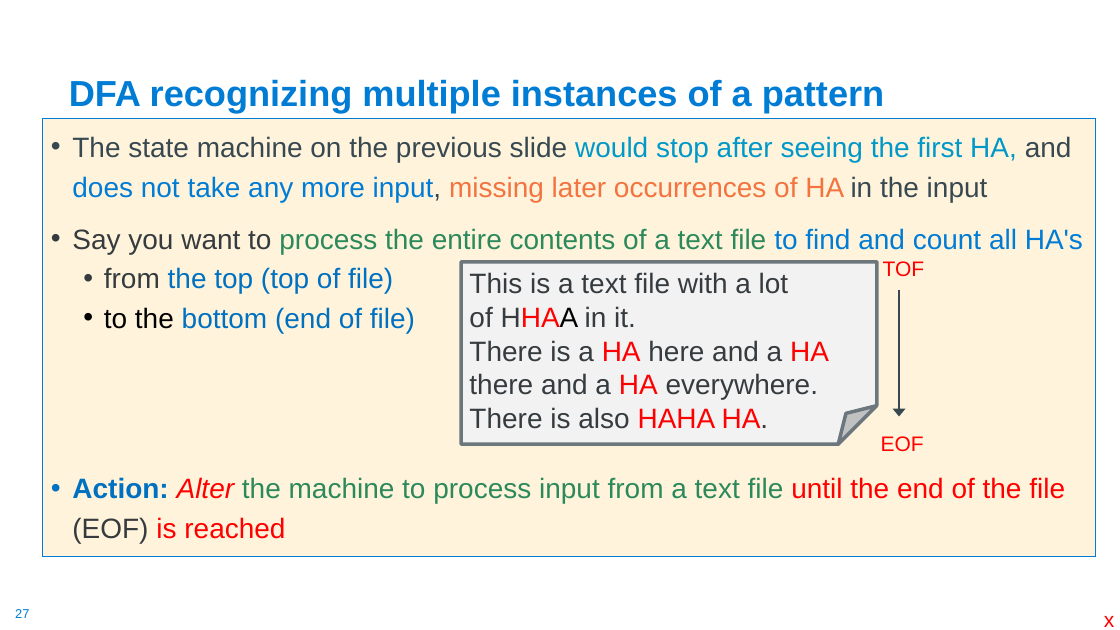
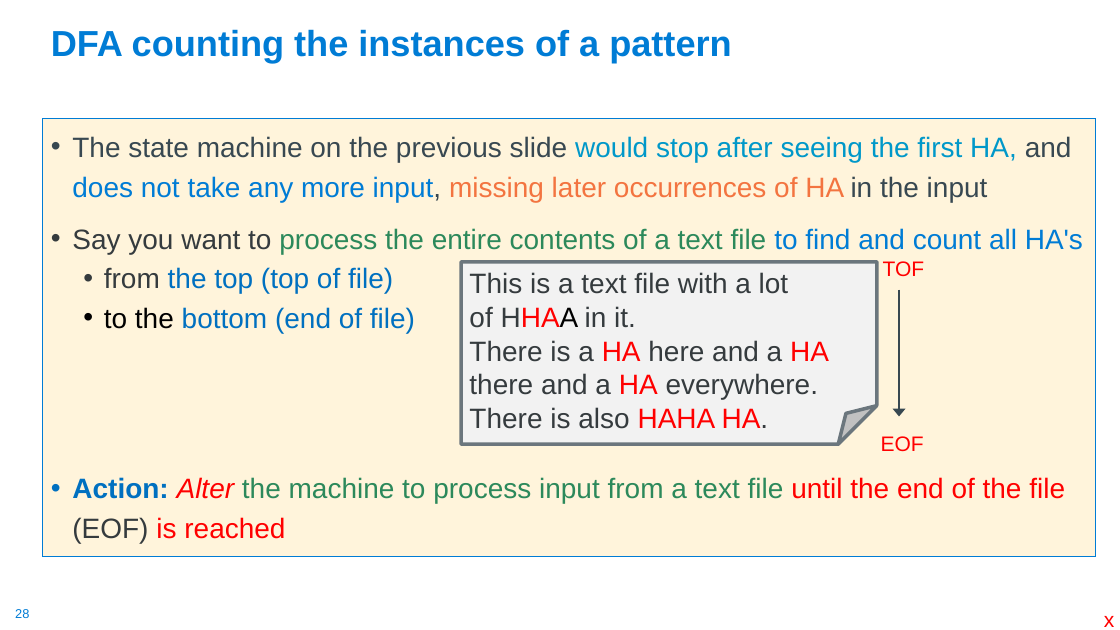
Before and after one commit to cse30-sp24/Muller-Slides, a slide deck: slide 28 of 01-C-Part1.pptx (slide 27 before the commit). Drawn at 1120x630 pixels with LibreOffice and Linux fonts; fonts in the diff are those of the drawing. Boxes give left, top, right and bottom in pixels: in the first picture for what was removed or moved away, otherwise in the second. Text is boxed around its words. In the diff, an @@ line names an element or a change of style, - is before the commit and + after.

```diff
--- a/01-C-Part1.pptx
+++ b/01-C-Part1.pptx
@@ title at (x1=51, y1=29, x2=731, y2=63): text changed @@
-DFA recognizing multiple instances of a pattern
+DFA counting the instances of a pattern
@@ page number at (x1=15, y1=609, x2=29, y2=618): text changed @@
-27
+28
```
Also in this commit, not shown: 20 other slides changed, 1 slide added, 1 other file.
